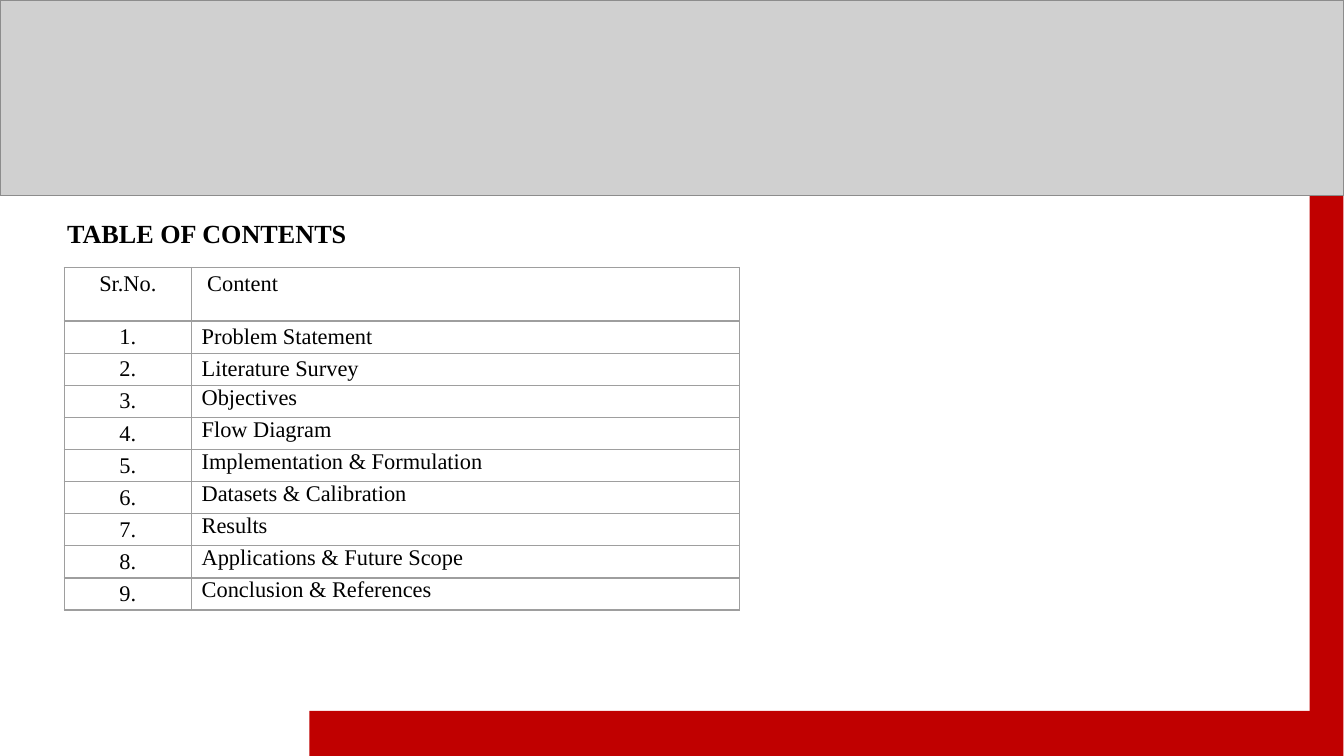
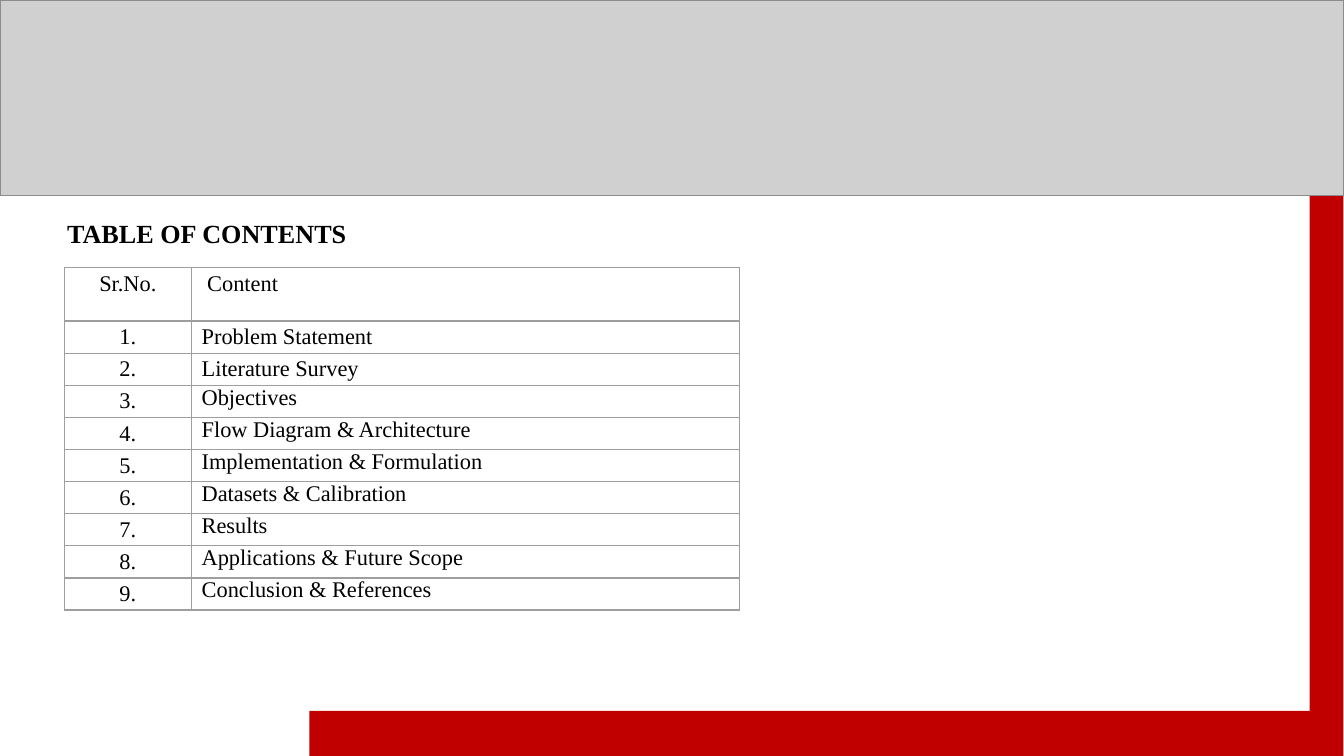
Before and after one commit to sanyyyyoo/InsightDesk, a slide deck: slide 2 of reports/ppt/InsightDesk_final.pptx. Drawn at 1344x756 pixels with LibreOffice and Linux fonts; fonts in the diff are those of the drawing; grey boxes stand for pictures. Boxes give left, top, right and bottom in pixels: in the first picture for what was removed or moved away, otherwise in the second. Text is boxed around its words. In the diff, an @@ line names an element or a change of style, - is before the commit and + after.

```diff
--- a/reports/ppt/InsightDesk_final.pptx
+++ b/reports/ppt/InsightDesk_final.pptx
@@ table at (65, 267, 739, 708) @@
-row 5, column 2: Flow Diagram
+row 5, column 2: Flow Diagram & Architecture
```
Also in this commit, not shown: 1 slide added, 1 other file.
